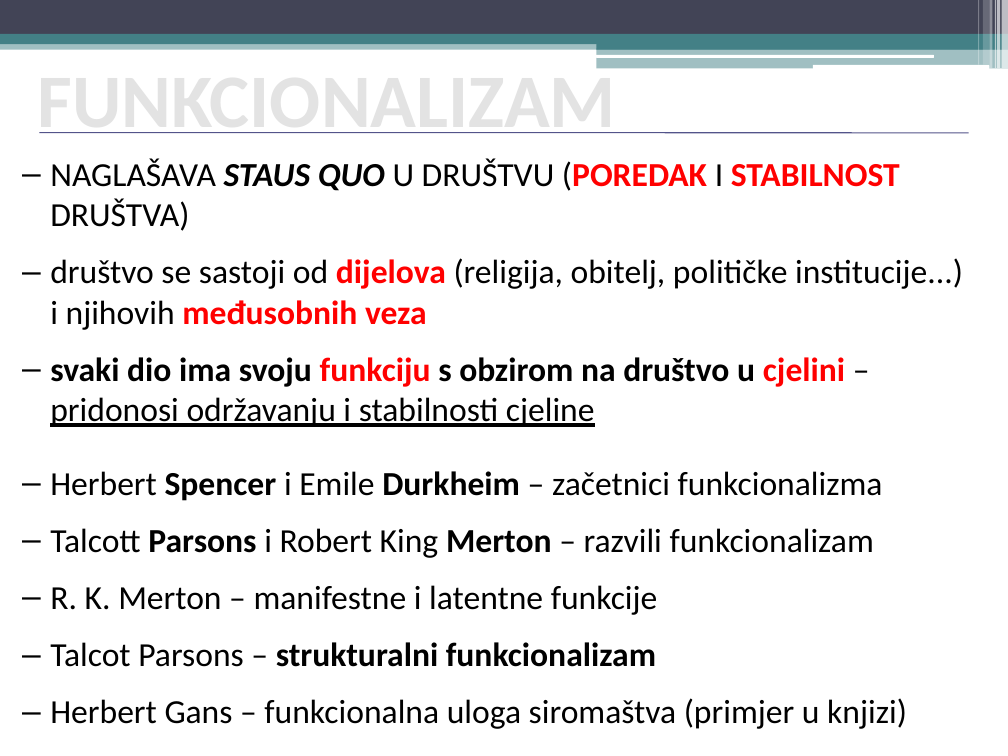
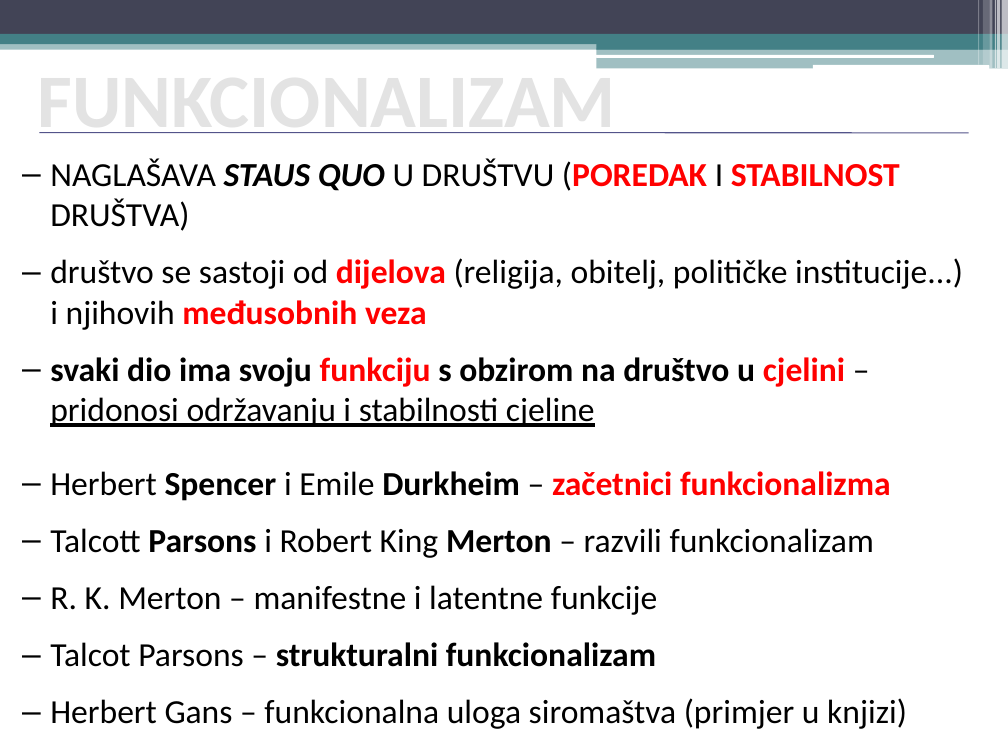
Before and after one commit to srednja-skola/sociologija, a slide deck: slide 4 of data/pptx/003_7_Teorijske_perspektive_u_sociologiji.pptx. Drawn at 1008x756 pixels with LibreOffice and Linux fonts; fonts in the diff are those of the drawing. Boxes give left, top, right and bottom in pixels: in the first picture for what was removed or moved away, otherwise in the second. Text is boxed around its words. In the diff, an @@ line names an element or a change of style, - is before the commit and + after.

```diff
--- a/data/pptx/003_7_Teorijske_perspektive_u_sociologiji.pptx
+++ b/data/pptx/003_7_Teorijske_perspektive_u_sociologiji.pptx
@@ text at box(50, 471, 891, 501): text colour #000000 to #FF0000, bold on in "začetnici funkcionalizma" @@
```
Also in this commit, not shown: 5 other slides changed, 2 other files.
